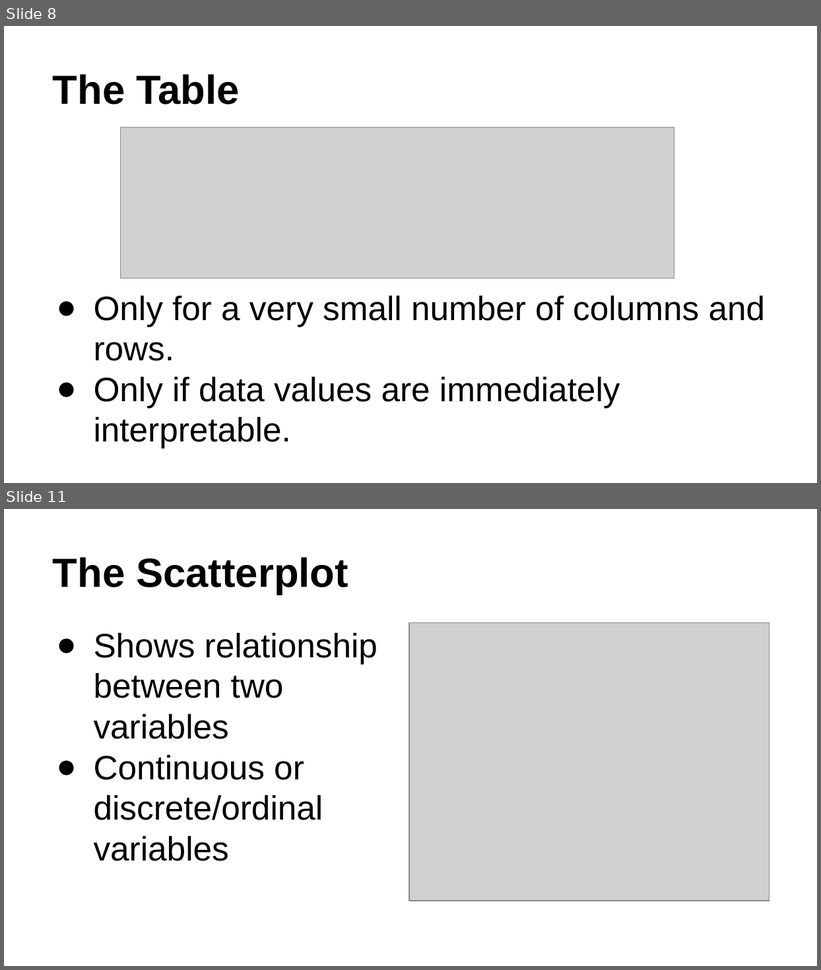
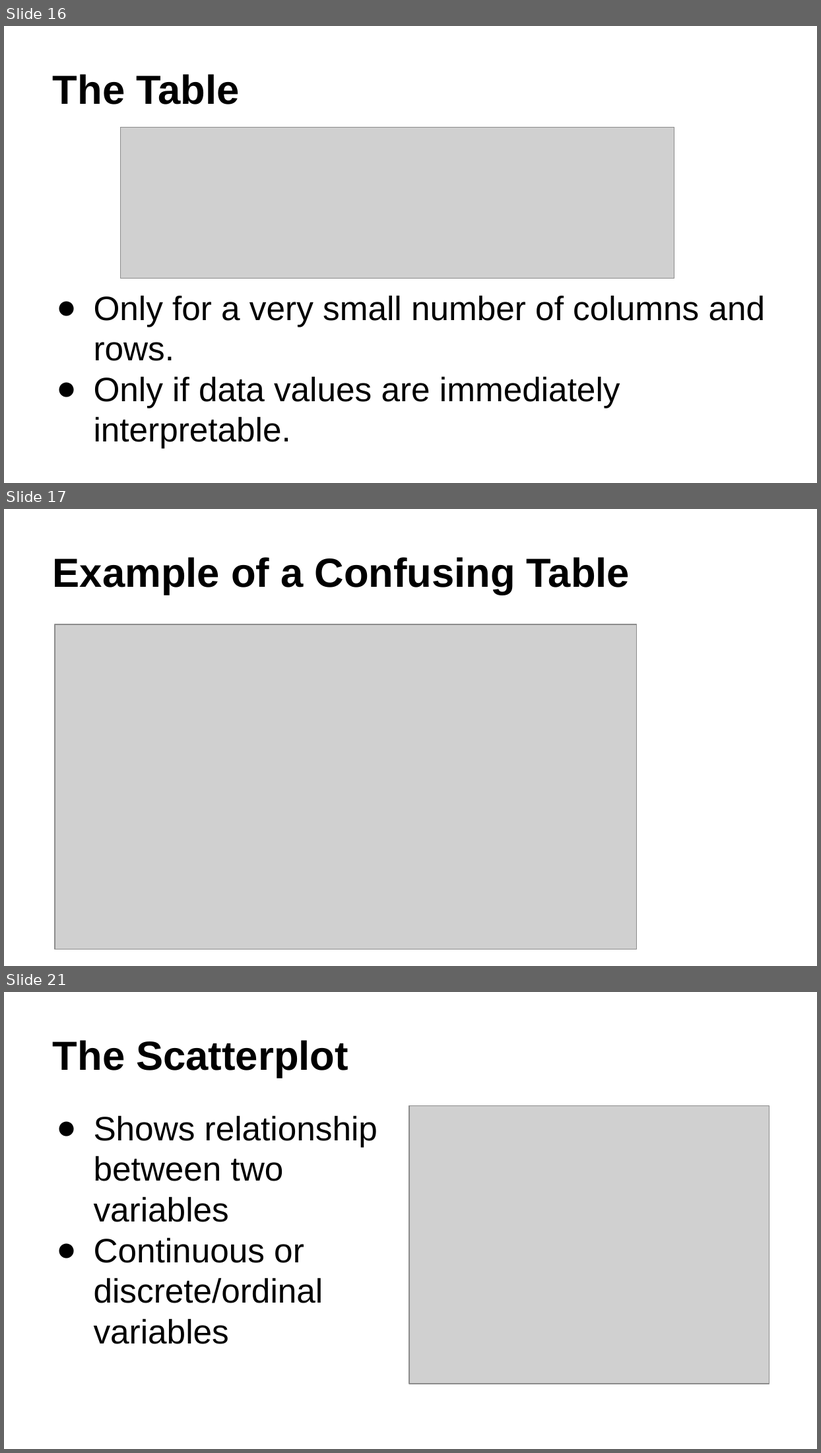
Before and after one commit to qwwqwwq/IPEDS, a slide deck: Data Analysis and Presentation.pptx. Shown one above the other, each under a label of ours: slides 8 and 11 before the commit, slides 16, 17 and 21 after it; the slides between them are not shown. The pictures are 821x970 and 821x1453 pixels, drawn with LibreOffice and Linux fonts; fonts in the diff are those of the drawing; grey boxes stand for pictures. Boxes give left, top, right and bottom in pixels: in the first picture for what was removed or moved away, otherwise in the second. Text is boxed around its words. In the diff, an @@ line names an element or a change of style, - is before the commit and + after.

```diff
--- a/Data Analysis and Presentation.pptx
+++ b/Data Analysis and Presentation.pptx
@@ slide 17 added at (4,509,817,966), background #FFFFFF @@
@@ title added at (53,557,630,595), 36 pt, text #000000, bold @@
+Example of a Confusing Table
@@ picture added at (55,625,638,950) @@
@@ what was slide 8 is now slide 16 @@
@@ what was slide 11 is now slide 21 @@
```
Also in this commit, not shown: 5 slides changed, 10 other slides added, 1 slide removed, 3 other files.
